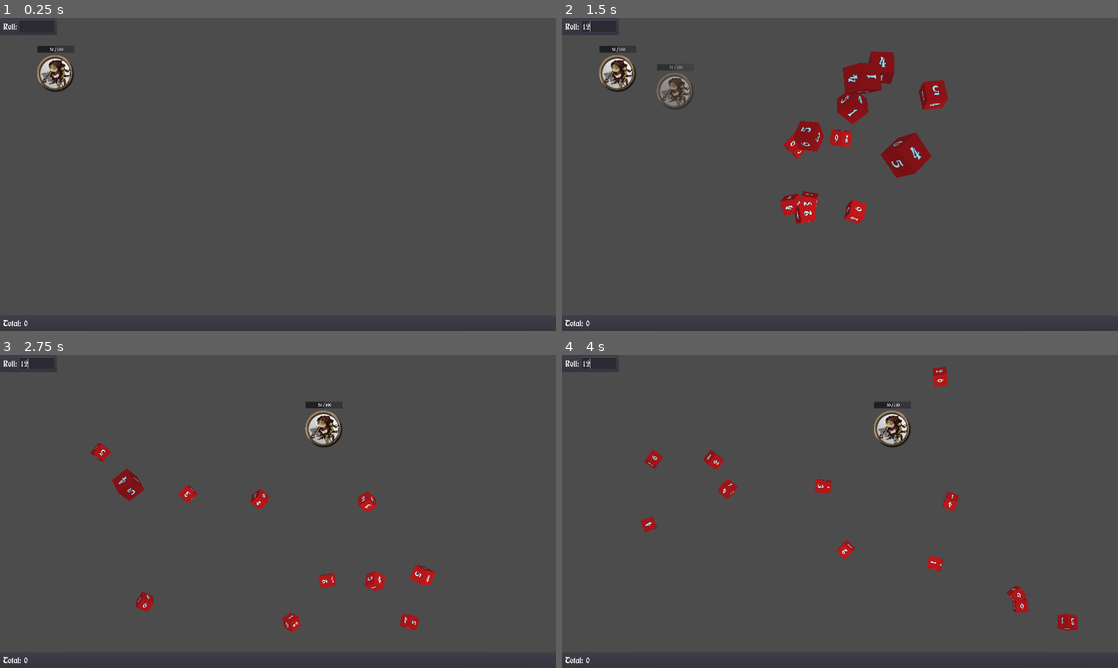
Above: before the commit, frames 1-4 (two rows, left to right).
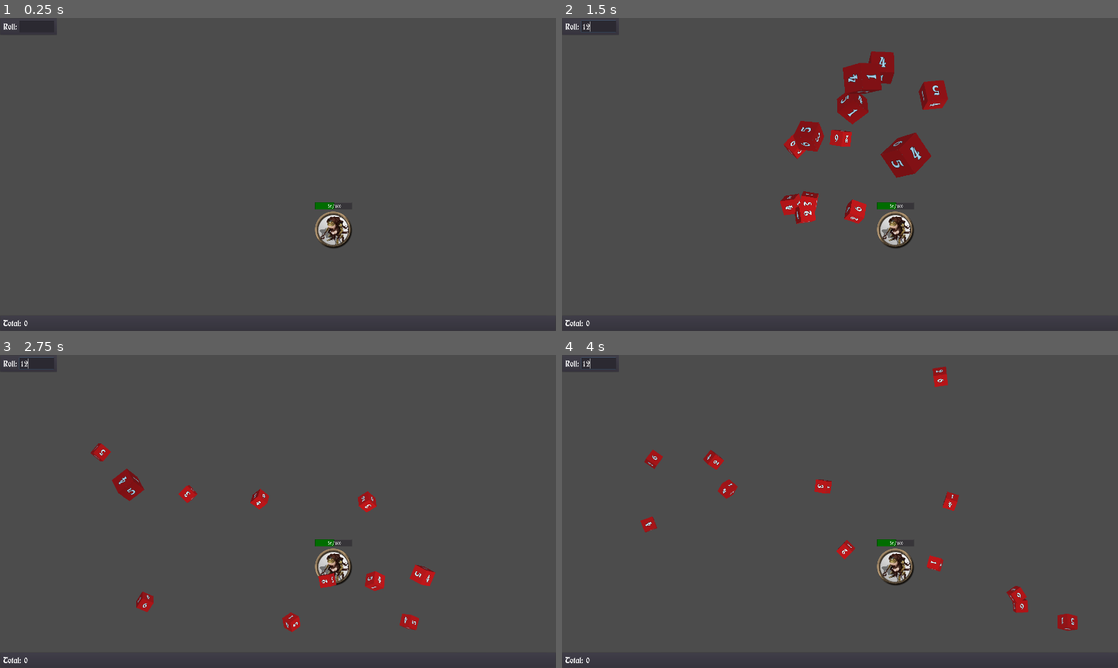
Above: after the commit, the same moments.

Repository: Rumpunzel/ze-people-wants-mapz
Game: Godot game, scene res://main.tscn
The game is run twice, just before and just after one commit, with the same random seed, the same clock (stepped at 60 frames per second) and the same inputs.
Inputs (mouse positions are in pixels of both pictures, inside the frame that each line leads up to):
- Up to frame 1 (0.25 s): no input
- Up to frame 2 (1.5 s): click (600, 27) at 0.52 s; type "12" at 0.6 s; tap Enter at 1.25 s; drag from (617, 74) to (895, 105) at 1.27 s
- Up to frame 3 (2.75 s): drag from (166, 527) to (250, 574) at 2.02 s
- Up to frame 4 (4 s): move the mouse to (895, 442) at 2.77 s; click (895, 442) at 2.92 s; drag from (812, 574) to (673, 464) at 3.52 s

The runs differ from the first frame. In frame 1, 1.3% of the frame differs, in the area x 6-64%, y 8-74%; in frame 2, 1.8%; in frame 3, 1.2%; in frame 4, 1.3%.

Commit message:
added camera movement

Diff:
--- a/life_bar.gd
+++ b/life_bar.gd
@@ -1,8 +1,8 @@
 extends ProgressBar
 
 
-onready var _current: Label = get_node("../HBoxContainer/Current")
-onready var _max: Label = get_node("../HBoxContainer/Max")
+onready var _current: Label = $LifeDisplay/Current
+onready var _max: Label = $LifeDisplay/Max
 
 
 func _ready() -> void:
--- a/table.tscn
+++ b/table.tscn
@@ -1,6 +1,7 @@
-[gd_scene load_steps=2 format=2]
+[gd_scene load_steps=3 format=2]
 
 [ext_resource path="res://token.tscn" type="PackedScene" id=1]
+[ext_resource path="res://table_camera.gd" type="Script" id=2]
 
 [node name="Table" type="Node2D"]
 
@@ -8,7 +9,9 @@
 cell_size = Vector2( 256, 256 )
 format = 1
 
-[node name="Camera2D" type="Camera2D" parent="."]
+[node name="TableCamera" type="Camera2D" parent="."]
+current = true
+script = ExtResource( 2 )
 
 [node name="YSort" type="YSort" parent="."]
 
--- /dev/null
+++ b/table_camera.gd
@@ -0,0 +1,14 @@
+extends Camera2D
+
+var _inverted := false
+
+var _being_dragged := false
+
+
+func _input(event: InputEvent) -> void:
+	if event is InputEventMouseButton:
+		if event.button_index == BUTTON_MIDDLE:
+			_being_dragged = event.pressed
+
+	if _being_dragged and event is InputEventMouseMotion:
+		position += event.relative * (1.0 if _inverted else -1.0)
--- a/token.gd
+++ b/token.gd
@@ -23,7 +23,7 @@
 
 func _process(_delta: float):
 	if _being_dragged:
-		var mouse_position := get_viewport().get_mouse_position()
+		var mouse_position := get_global_mouse_position()
 		var raster_position := Vector2(
 			stepify(mouse_position.x, 256.0),
 			stepify(mouse_position.y, 256.0)
--- a/token.tscn
+++ b/token.tscn
@@ -16,6 +16,15 @@
 
 [sub_resource type="Theme" id=4]
 default_font = SubResource( 3 )
+
+[sub_resource type="StyleBoxFlat" id=5]
+bg_color = Color( 0, 0.431373, 0, 1 )
+border_width_left = 4
+border_width_top = 4
+border_width_right = 2
+border_width_bottom = 4
+border_color = Color( 0, 0.25098, 0, 1 )
+border_blend = true
 
 [node name="Token" type="KinematicBody2D"]
 input_pickable = true
@@ -75,6 +84,7 @@
 margin_right = 256.0
 margin_bottom = -11.0
 size_flags_vertical = 1
+custom_styles/fg = SubResource( 5 )
 value = 50.0
 percent_visible = false
 script = ExtResource( 5 )
@@ -82,15 +92,14 @@
 "_edit_use_anchors_": false
 }
 
-[node name="HBoxContainer" type="HBoxContainer" parent="Background/MarginContainer2"]
-margin_top = -64.0
+[node name="LifeDisplay" type="HBoxContainer" parent="Background/MarginContainer2/LifeBar"]
 margin_right = 256.0
-margin_bottom = -11.0
+margin_bottom = 53.0
 __meta__ = {
 "_edit_use_anchors_": false
 }
 
-[node name="Current" type="Label" parent="Background/MarginContainer2/HBoxContainer"]
+[node name="Current" type="Label" parent="Background/MarginContainer2/LifeBar/LifeDisplay"]
 margin_right = 117.0
 margin_bottom = 53.0
 size_flags_horizontal = 3
@@ -98,7 +107,7 @@
 align = 2
 valign = 1
 
-[node name="Of" type="Label" parent="Background/MarginContainer2/HBoxContainer"]
+[node name="Of" type="Label" parent="Background/MarginContainer2/LifeBar/LifeDisplay"]
 margin_left = 121.0
 margin_right = 134.0
 margin_bottom = 53.0
@@ -107,7 +116,7 @@
 align = 1
 valign = 1
 
-[node name="Max" type="Label" parent="Background/MarginContainer2/HBoxContainer"]
+[node name="Max" type="Label" parent="Background/MarginContainer2/LifeBar/LifeDisplay"]
 margin_left = 138.0
 margin_right = 256.0
 margin_bottom = 53.0
Not shown: 1 places in token.tscn that only renumber resources
